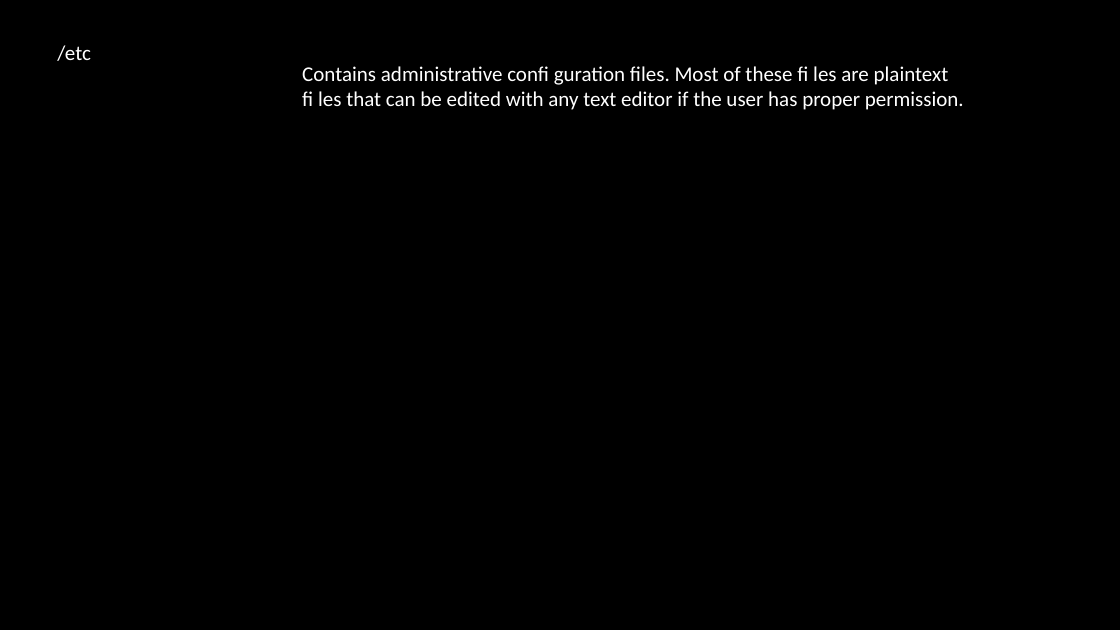
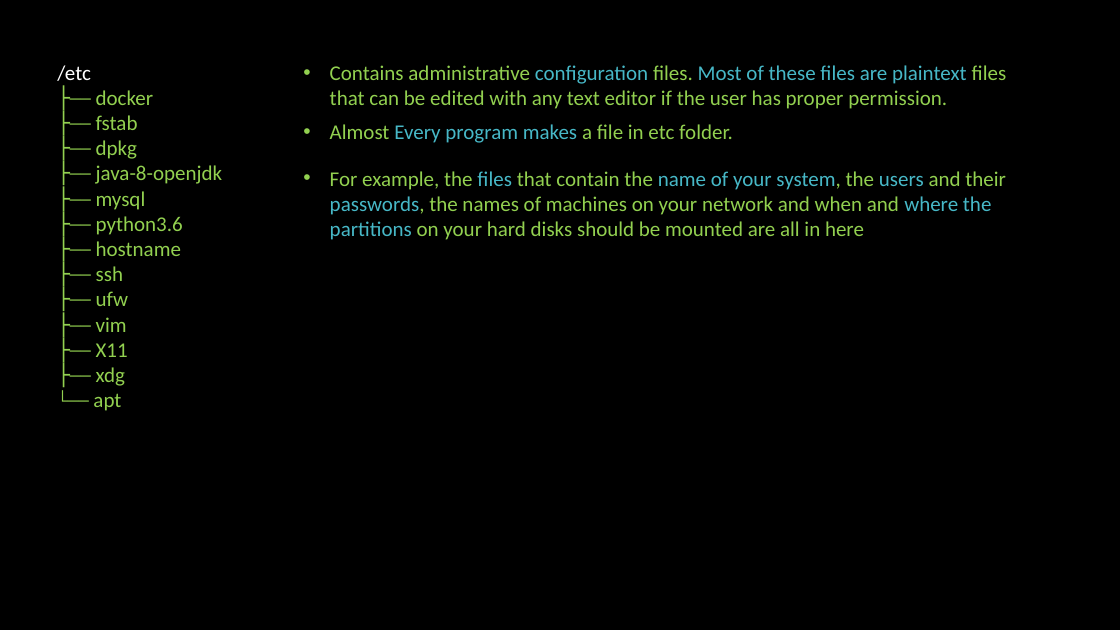
Before and after one commit to linuxfestival/introduction-to-linux-resources, a slide deck: slide 38 of PowerPoint/amirkabir_linux_festival.pptx. Drawn at 1120x630 pixels with LibreOffice and Linux fonts; fonts in the diff are those of the drawing. Boxes give left, top, right and bottom in pixels: in the first picture for what was removed or moved away, otherwise in the second. Text is boxed around its words. In the diff, an @@ line names an element or a change of style, - is before the commit and + after.

```diff
--- a/PowerPoint/amirkabir_linux_festival.pptx
+++ b/PowerPoint/amirkabir_linux_festival.pptx
@@ text "/etc": place and size @@
-text "/etc" at [57, 45, 91, 61]
+text "/etc" at [57, 65, 223, 411]
@@ text at [330, 65, 1007, 109]: text changed; text colour #FFFFFF to #92D050 @@
-Contains administrative conﬁ guration ﬁles. Most of these ﬁ les are plaintext
-ﬁ les that can be edited with any text editor if the user has proper permission.
+• Contains administrative conﬁguration ﬁles. Most of these ﬁles are plaintext ﬁles that can be edited with any text editor if the user has proper permission.
@@ text at [93, 90, 223, 411]: paragraphs added @@
+├── docker
+├── fstab
+├── dpkg
+├── java-8-openjdk
+├── mysql
+├── python3.6
+├── hostname
+├── ssh
+├── ufw
+├── vim
+├── X11
+├── xdg
+└── apt
@@ text added at [330, 124, 733, 143], 18 pt, text #92D050 @@
+• Almost Every program makes a file in etc folder.
@@ text added at [330, 171, 1006, 240], 18 pt, text #92D050 @@
+• For example, the files that contain the name of your system, the users and their passwords, the names of machines on your network and when and where the partitions on your hard disks should be mounted are all in here
```
Also in this commit, not shown: 4 slides added.
